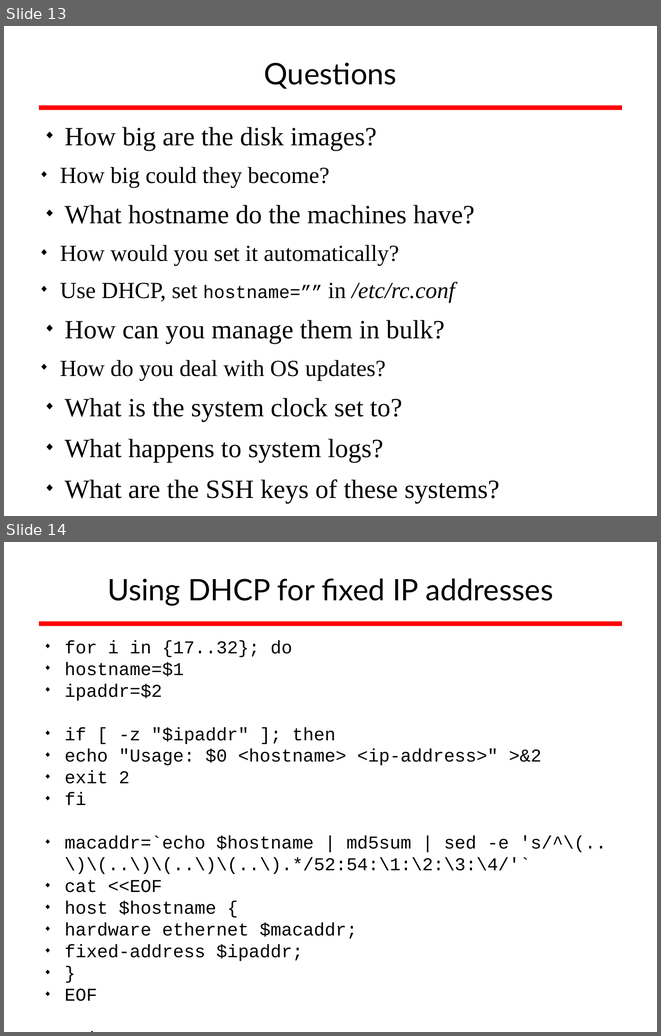
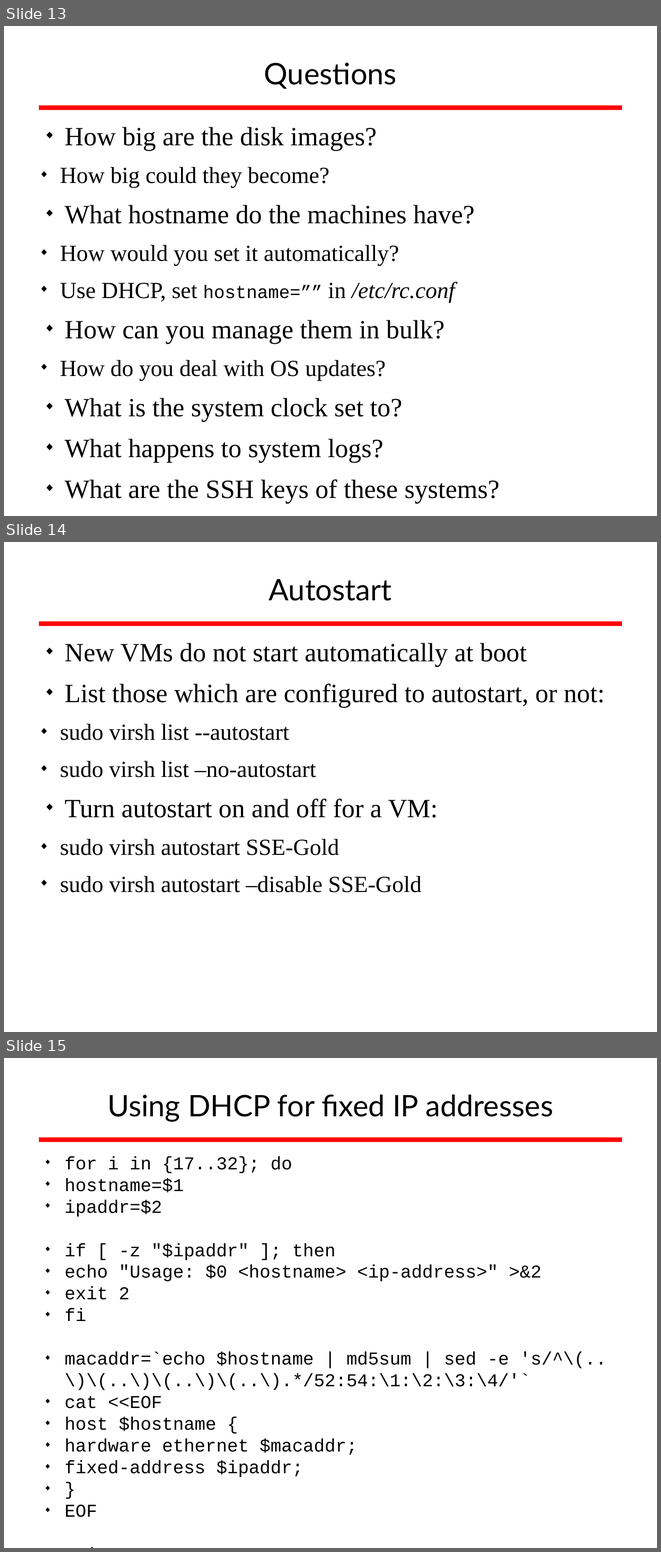
Before and after one commit to afnog/sse, a slide deck: virtualization/afnog_2016_virtualization_kvm_cw.odp. Shown one above the other, each under a label of ours: slides 13 and 14 before the commit, slides 13, 14 and 15 after it. The pictures are 661x1036 and 661x1552 pixels, drawn with LibreOffice and Linux fonts; fonts in the diff are those of the drawing; background and template pictures are left out. Boxes give left, top, right and bottom in pixels: in the first picture for what was removed or moved away, otherwise in the second. Text is boxed around its words. In the diff, an @@ line names an element or a change of style, - is before the commit and + after.

```diff
--- a/virtualization/afnog_2016_virtualization_kvm_cw.odp
+++ b/virtualization/afnog_2016_virtualization_kvm_cw.odp
@@ slide 14 added at [4,542,657,1032], background #FFFFFF; not listed: 1 template element that a slide beside it also shows @@
@@ title added at [269,579,392,601], 36 pt, text #000000 @@
+Autostart
@@ text added at [60,643,604,892], 28 pt, text #000000 @@
+◆ New VMs do not start automatically at boot
+◆ List those which are configured to autostart, or not:
+  ◆ sudo virsh list --autostart
+  ◆ sudo virsh list –no-autostart
+◆ Turn autostart on and off for a VM:
+  ◆ sudo virsh autostart SSE-Gold
+  ◆ sudo virsh autostart –disable SSE-Gold
@@ what was slide 14 is now slide 15 @@
```
Also in this commit, not shown: 4 slides changed.
